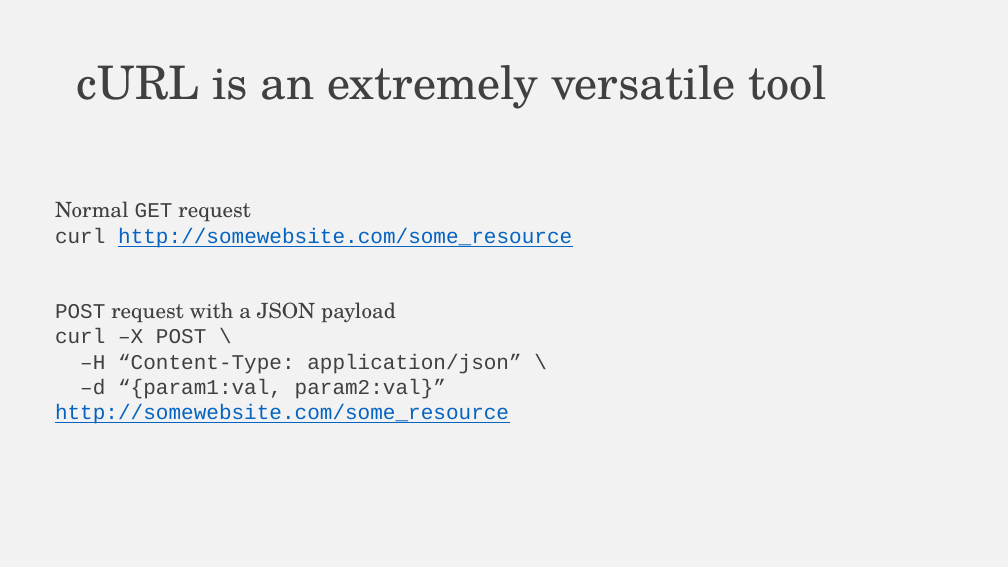
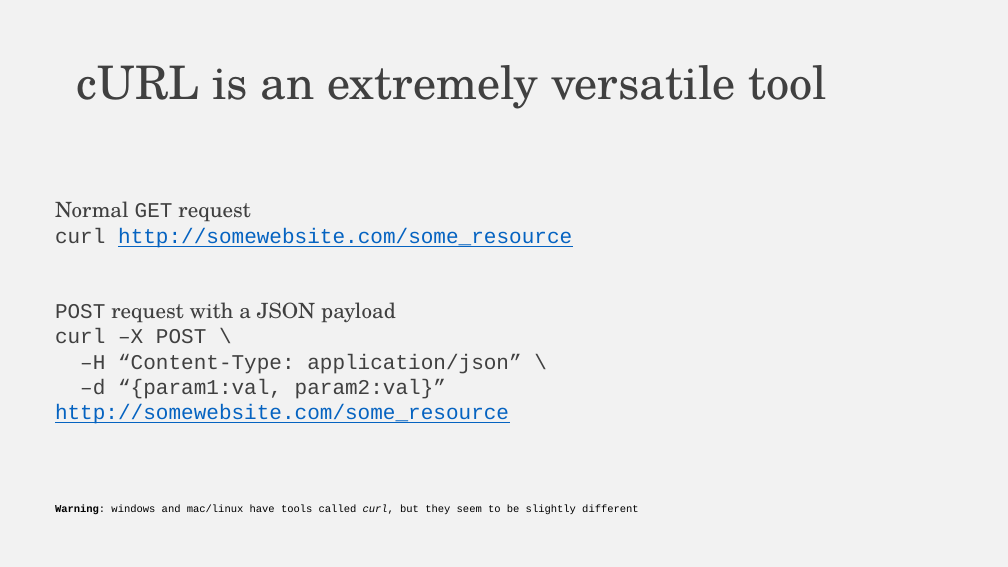
Before and after one commit to falconair/ProgrammingForAnalytics, a slide deck: slide 33 of lectures/075_web_under_the_hood/The web, under the hood.pptx (slide 31 before the commit). Drawn at 1008x567 pixels with LibreOffice and Linux fonts; fonts in the diff are those of the drawing. Boxes give left, top, right and bottom in pixels: in the first picture for what was removed or moved away, otherwise in the second. Text is boxed around its words. In the diff, an @@ line names an element or a change of style, - is before the commit and + after.

```diff
--- a/lectures/075_web_under_the_hood/The web, under the hood.pptx
+++ b/lectures/075_web_under_the_hood/The web, under the hood.pptx
@@ text added at box(55, 505, 639, 515), 10 pt, text #000000 @@
+Warning: windows and mac/linux have tools called curl, but they seem to be slightly different
```
Also in this commit, not shown: 8 other slides changed, 7 slides added, 1 slide removed, 4 other files.
